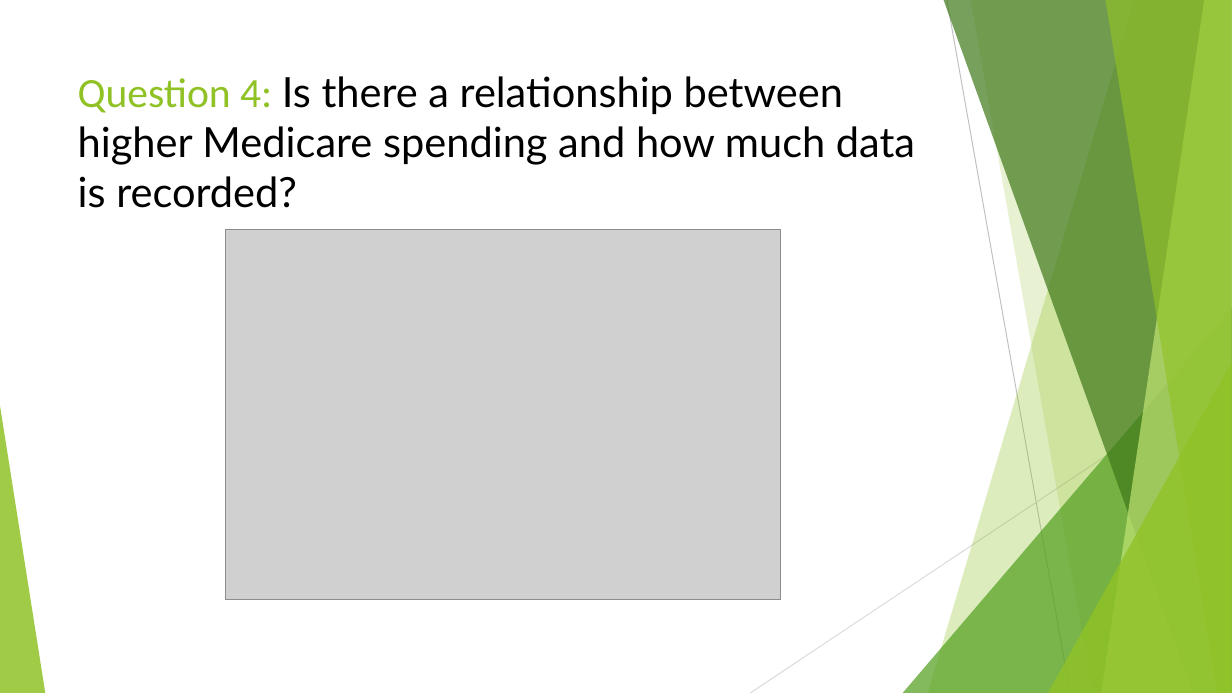
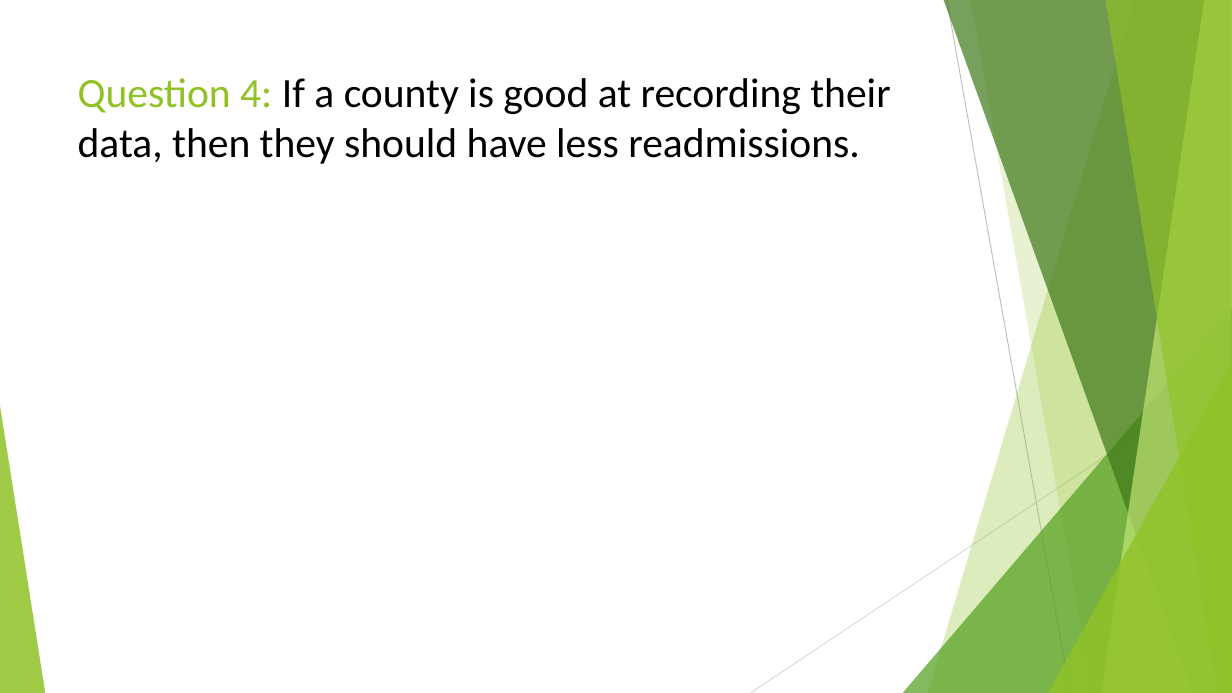
Before and after one commit to TedMur/SnakeBait, a slide deck: slide 10 of SnakeBitePresentation.pptx. Drawn at 1232x693 pixels with LibreOffice and Linux fonts; fonts in the diff are those of the drawing; grey boxes stand for pictures. Boxes give left, top, right and bottom in pixels: in the first picture for what was removed or moved away, otherwise in the second. Text is boxed around its words. In the diff, an @@ line names an element or a change of style, - is before the commit and + after.

```diff
--- a/SnakeBitePresentation.pptx
+++ b/SnakeBitePresentation.pptx
@@ title at <box>78,78,890,164</box>: text changed; font Lato to Calibri @@
-Question 4: Is there a relationship between higher Medicare spending and how much data is recorded?
+Question 4: If a county is good at recording their data, then they should have less readmissions.
@@ picture removed at <box>226,229,780,599</box> @@
```
Also in this commit, not shown: 2 other slides changed, 3 other files.
